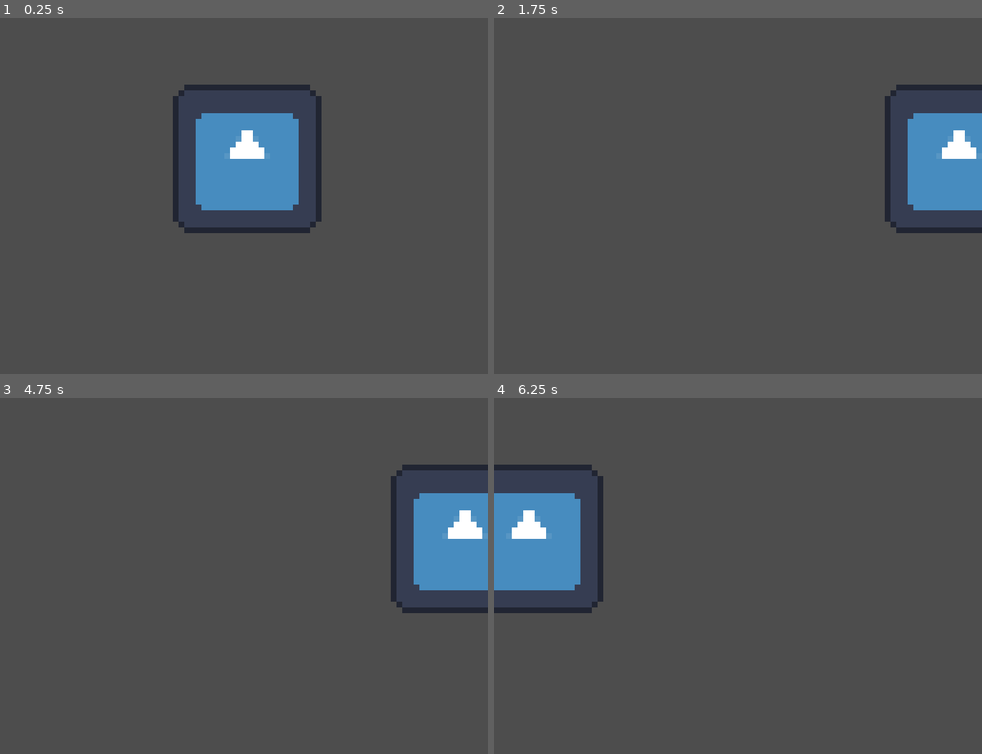
Above: before the commit, frames 1-4 (two rows, left to right).
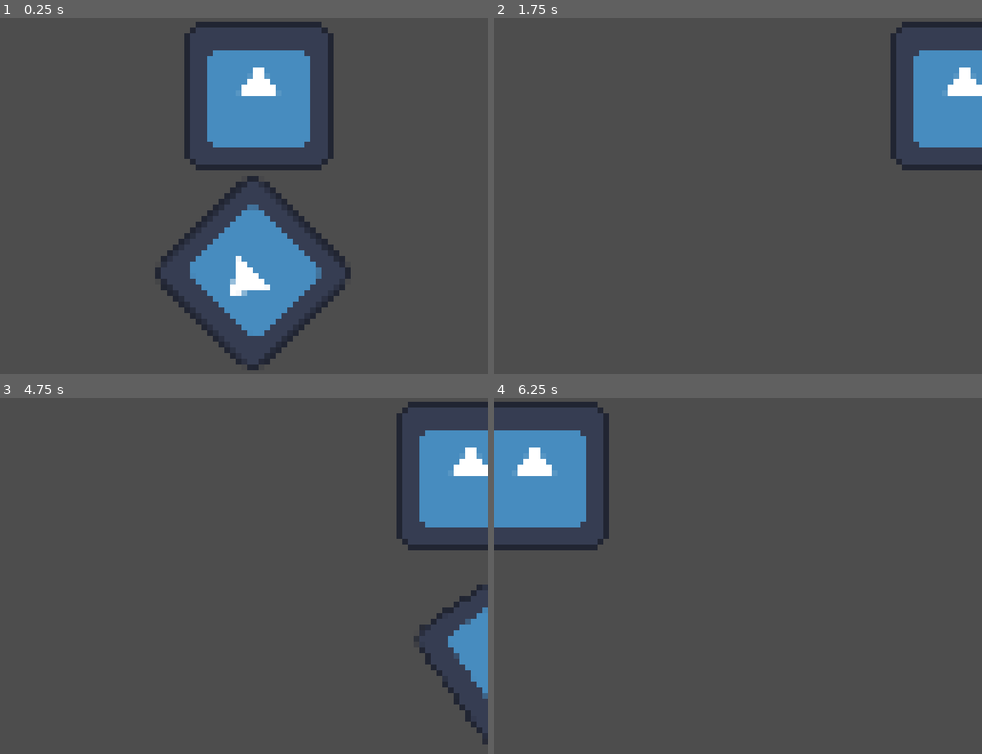
Above: after the commit, the same moments.

Repository: ThisIsL3TUM/Global-Gay-Jam-2025
Game: Godot game, scene res://physics.tscn
Same seed, same stepped clock (60 frames per second), same inputs: the game is played once before the commit and once after it. Before the commit the project starts from res://mainScene.tscn. The engine's default icon, where the game draws it, is replaced by a stand-in: a white triangle on a blue panel in a dark square.
Inputs:
- Up to frame 1 (0.25 s): no input
- Up to frame 2 (1.75 s): tap Enter at 0.5 s; hold D (right) 0.53-1.28 s; hold A (left) from 1.28 s (still down)
- Up to frame 3 (4.75 s): release A (left) at 2.03 s; hold D (right) 2.03-3.53 s; tap Space at 3.5 s; hold A (left) from 3.53 s (still down); tap Enter at 4.25 s
- Up to frame 4 (6.25 s): release A (left) at 5.78 s; hold D (right) from 5.78 s (still down)

The runs differ from the first frame. In frame 1, 18% of the frame differs, in the area x 31-72%, y 1-99%; in frame 2, 6.9%; in frame 3, 8.6%; in frame 4, 8.3%.

Commit message:
start of claw physics

Diff:
--- /dev/null
+++ b/physics.tscn
@@ -0,0 +1,56 @@
+[gd_scene load_steps=6 format=3 uid="uid://c2l1thn6f706x"]
+
+[ext_resource type="Texture2D" uid="uid://cw0feuepqvfm" path="res://icon.svg" id="1_eedjh"]
+[ext_resource type="Script" path="res://scripts/claw.gd" id="2_he3e6"]
+
+[sub_resource type="RectangleShape2D" id="RectangleShape2D_jk5r3"]
+size = Vector2(130, 132)
+
+[sub_resource type="RectangleShape2D" id="RectangleShape2D_m2ujs"]
+size = Vector2(136, 138)
+
+[sub_resource type="RectangleShape2D" id="RectangleShape2D_kal1k"]
+
+[node name="Node2D" type="Node2D"]
+
+[node name="claw_link_1" type="RigidBody2D" parent="."]
+position = Vector2(2, 38)
+rotation = -2.3523
+angular_damp = 5.0
+
+[node name="CollisionShape2D" type="CollisionShape2D" parent="claw_link_1"]
+position = Vector2(-1, -1)
+scale = Vector2(0.4, 0.4)
+shape = SubResource("RectangleShape2D_jk5r3")
+
+[node name="Sprite2D2" type="Sprite2D" parent="claw_link_1"]
+scale = Vector2(0.4, 0.4)
+texture = ExtResource("1_eedjh")
+
+[node name="PinJoint2D" type="PinJoint2D" parent="."]
+position = Vector2(2, -26)
+node_a = NodePath("../Area2D/claw body")
+node_b = NodePath("../claw_link_1")
+angular_limit_enabled = true
+angular_limit_upper = 0.0174533
+
+[node name="Area2D" type="Area2D" parent="."]
+position = Vector2(3, -25)
+scale = Vector2(0.4, 0.4)
+script = ExtResource("2_he3e6")
+
+[node name="CollisionShape2D" type="CollisionShape2D" parent="Area2D"]
+position = Vector2(0, 3)
+shape = SubResource("RectangleShape2D_m2ujs")
+
+[node name="Sprite2D" type="Sprite2D" parent="Area2D"]
+texture = ExtResource("1_eedjh")
+
+[node name="claw body" type="StaticBody2D" parent="Area2D"]
+position = Vector2(2.38419e-06, 4.76837e-06)
+
+[node name="CollisionShape2D" type="CollisionShape2D" parent="Area2D/claw body"]
+shape = SubResource("RectangleShape2D_kal1k")
+
+[node name="Camera2D" type="Camera2D" parent="."]
+zoom = Vector2(0.5, 0.5)
--- a/project.godot
+++ b/project.godot
@@ -11,7 +11,7 @@
 [application]
 
 config/name="global gaym jam 2025"
-run/main_scene="res://mainScene.tscn"
+run/main_scene="res://physics.tscn"
 config/features=PackedStringArray("4.3", "Forward Plus")
 config/icon="res://icon.svg"
 
